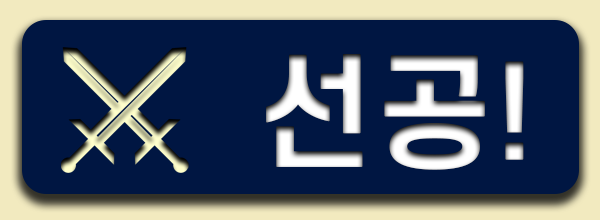
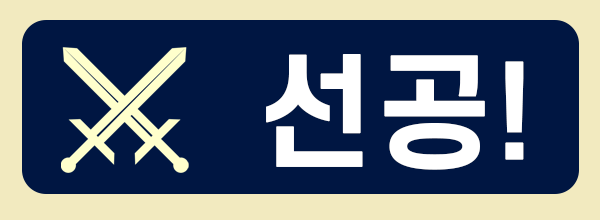
Revision of a layered w=600, h=220 image; what changed, layer by layer:
pixels changed over [11, 16, 590, 212] (layer not identified)
